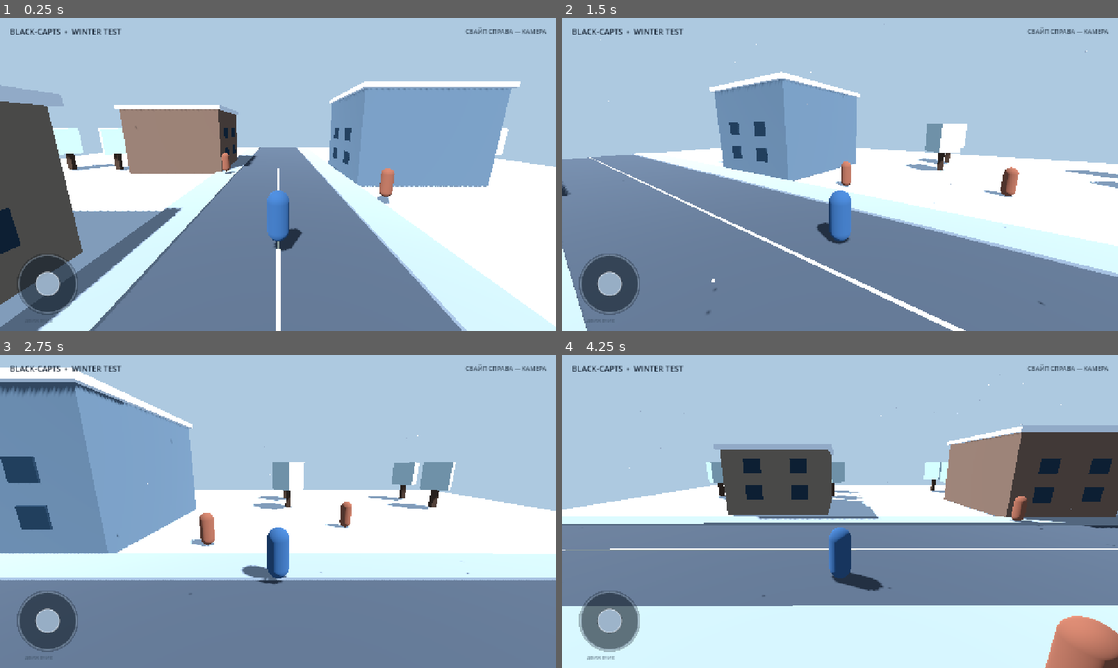
Above: before the commit, frames 1-4 (two rows, left to right).
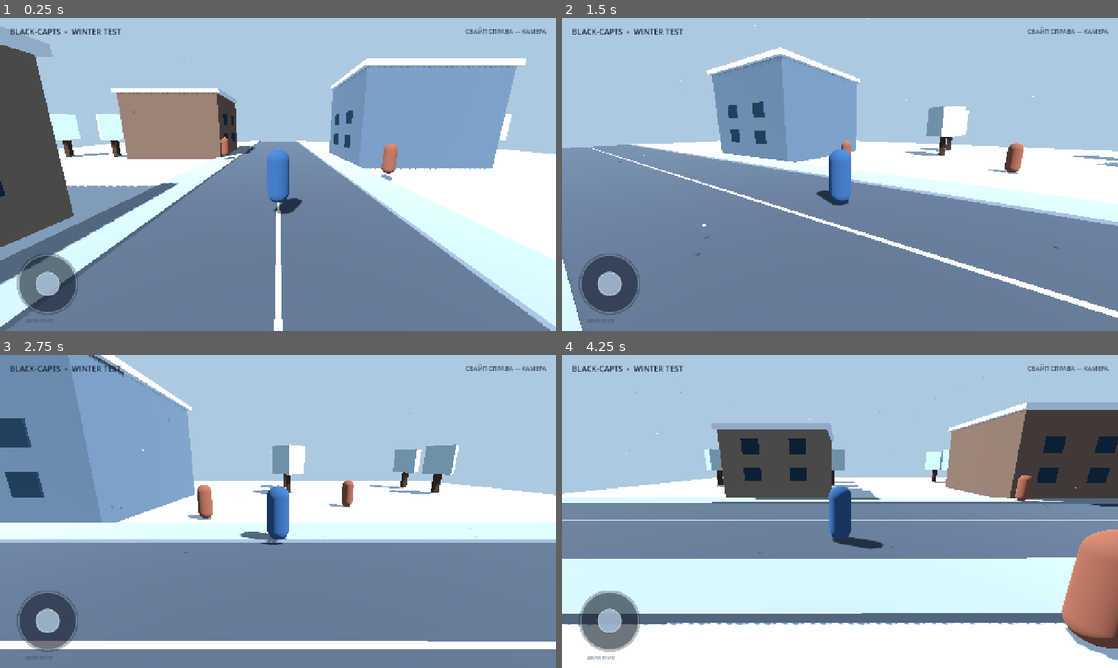
Above: after the commit, the same moments.

Repository: avioverse6-create/BLACK-CAPTS
Game: Godot game, scene res://scenes/main.tscn
The game is run twice, just before and just after one commit, with the same random seed, the same clock (stepped at 60 frames per second) and the same inputs.
Inputs (mouse positions are in pixels of both pictures, inside the frame that each line leads up to):
- Up to frame 1 (0.25 s): no input
- Up to frame 2 (1.5 s): drag from (612, 284) to (895, 105) at 0.52 s; drag from (728, 190) to (812, 237) at 1.27 s
- Up to frame 3 (2.75 s): move the mouse to (333, 442) at 2.02 s; hold Right (ui_right) from 2.03 s (still down)
- Up to frame 4 (4.25 s): release Right (ui_right) at 2.75 s; drag from (812, 574) to (673, 464) at 2.77 s; move the mouse to (1006, 558) at 3.52 s; hold Left (ui_left) from 3.53 s (still down)

The runs differ from the first frame. In frame 1, 34% of the frame differs, in the area x 0-100%, y 2-100%; in frame 2, 20%; in frame 3, 31%; in frame 4, 51%, in the area x 0-100%, y 0-100%.

Commit message:
Add optional animated GLB player model, spring-arm camera and NPC interaction

Diff:
--- a/scripts/player.gd
+++ b/scripts/player.gd
@@ -1,4 +1,6 @@
 extends CharacterBody3D
+
+signal interaction_message(message: String)
 
 const SPEED := 5.0
 const ACCELERATION := 14.0
@@ -6,16 +8,49 @@
 const LOOK_SENSITIVITY := 0.0045
 const PITCH_MIN := deg_to_rad(-48.0)
 const PITCH_MAX := deg_to_rad(22.0)
+const MODEL_PATH := "res://assets/characters/casual-walker.glb"
 
 var camera_pivot: Node3D
 var camera_pitch := deg_to_rad(-13.0)
 var look_finger := -1
+var animation_player: AnimationPlayer
+var current_visual_animation := ""
 
 func _ready() -> void:
+    _make_collision()
+    _load_character_model()
+    _make_camera()
+
+func _make_collision() -> void:
+    var collision := CollisionShape3D.new()
+    var shape := CapsuleShape3D.new()
+    shape.radius = 0.36
+    shape.height = 1.8
+    collision.shape = shape
+    collision.position.y = 0.9
+    add_child(collision)
+
+func _load_character_model() -> void:
+    if ResourceLoader.exists(MODEL_PATH):
+        var packed := load(MODEL_PATH) as PackedScene
+        if packed:
+            var model := packed.instantiate()
+            var visual := Node3D.new()
+            visual.name = "CharacterVisual"
+            visual.rotation.y = PI
+            visual.add_child(model)
+            add_child(visual)
+            var players := visual.find_children("*", "AnimationPlayer", true, false)
+            if not players.is_empty():
+                animation_player = players[0] as AnimationPlayer
+            _play_visual_animation("idle")
+            return
+
     var capsule := CapsuleMesh.new()
-    capsule.radius = 0.38
+    capsule.radius = 0.36
     capsule.height = 1.8
     var body := MeshInstance3D.new()
+    body.name = "TemporaryPlayerPlaceholder"
     body.mesh = capsule
     var mat := StandardMaterial3D.new()
     mat.albedo_color = Color(0.18, 0.32, 0.48)
@@ -23,22 +58,20 @@
     body.position.y = 0.9
     add_child(body)
 
-    var collision := CollisionShape3D.new()
-    var shape := CapsuleShape3D.new()
-    shape.radius = 0.38
-    shape.height = 1.8
-    collision.shape = shape
-    collision.position.y = 0.9
-    add_child(collision)
-
+func _make_camera() -> void:
     camera_pivot = Node3D.new()
     camera_pivot.position = Vector3(0, 1.45, 0)
     add_child(camera_pivot)
+    var spring := SpringArm3D.new()
+    spring.spring_length = 6.5
+    spring.margin = 0.25
+    spring.position = Vector3(0, 1.0, 0)
+    camera_pivot.add_child(spring)
     var camera := Camera3D.new()
-    camera.position = Vector3(0, 2.4, 6.5)
+    camera.position = Vector3(0, 0.25, 0)
     camera.rotation.x = camera_pitch
     camera.current = true
-    camera_pivot.add_child(camera)
+    spring.add_child(camera)
 
 func _input(event: InputEvent) -> void:
     var screen_width := get_viewport().get_visible_rect().size.x
@@ -56,7 +89,8 @@
             PITCH_MIN,
             PITCH_MAX
         )
-        var camera := camera_pivot.get_child(0) as Camera3D
+        var spring := camera_pivot.get_child(0) as SpringArm3D
+        var camera := spring.get_child(0) as Camera3D
         camera.rotation.x = camera_pitch
 
 func _physics_process(delta: float) -> void:
@@ -69,12 +103,38 @@
         velocity.x = move_toward(velocity.x, direction.x * SPEED, ACCELERATION * delta)
         velocity.z = move_toward(velocity.z, direction.z * SPEED, ACCELERATION * delta)
         rotation.y = lerp_angle(rotation.y, atan2(-direction.x, -direction.z), delta * 9.0)
+        _play_visual_animation("walk")
     else:
         velocity.x = move_toward(velocity.x, 0.0, ACCELERATION * delta)
         velocity.z = move_toward(velocity.z, 0.0, ACCELERATION * delta)
+        _play_visual_animation("idle")
 
     if not is_on_floor():
         velocity.y -= GRAVITY * delta
     else:
         velocity.y = 0.0
     move_and_slide()
+
+func _play_visual_animation(wanted: String) -> void:
+    if animation_player == null or current_visual_animation == wanted:
+        return
+    for animation_name in animation_player.get_animation_list():
+        if animation_name.to_lower() == wanted:
+            animation_player.play(animation_name)
+            current_visual_animation = wanted
+            return
+
+func interact() -> void:
+    var nearest: Node3D = null
+    var nearest_distance := 3.2
+    for npc in get_tree().get_nodes_in_group("town_npcs"):
+        if not is_instance_valid(npc):
+            continue
+        var distance := global_position.distance_to(npc.global_position)
+        if distance < nearest_distance:
+            nearest = npc
+            nearest_distance = distance
+    if nearest and nearest.has_method("get_dialogue"):
+        interaction_message.emit(nearest.get_dialogue())
+    else:
+        interaction_message.emit("Подойдите ближе к жителю.")
